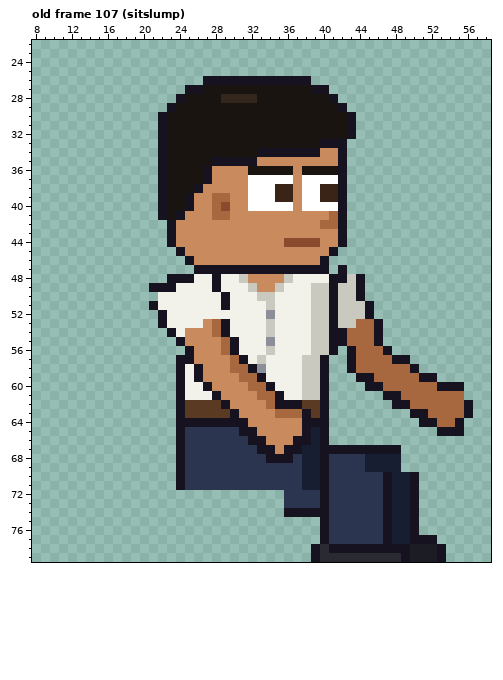
One commit to this pixel-art file: sprites/expo/expo_vendj_right_anim.aseprite. Above, as it was before the edit.
64x80 pixels, 129 frames. Colours within 5 levels of each other are drawn and written as one. Shown: old frame 107 (sitslump): x 8..58, y 22..79. The commit also changed other frames, which this record leaves out.
Once edited:
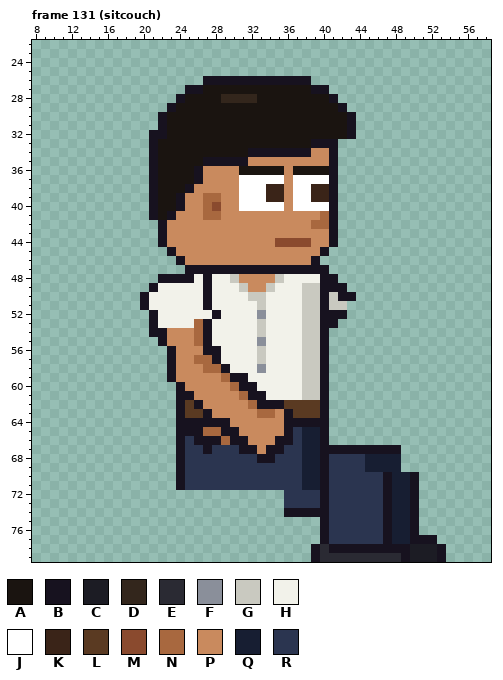
Palette (. is transparent): A #1a1410  B #17121f  C #1c1c24  D #33261c  E #2a2a33  F #8a8f9a  G #c9c9c0  H #f2f2ea  J #ffffff  K #3a2418  L #5a3a22  M #8a4a2e  N #a8683f  P #c98a5e  Q #171e32  R #2b3550
A new or re-ordered frame is compared with the old frame closest to it.
Diff:
frames 129 -> 135
Changed rows in their new state; - is an unchanged pixel.
Frame 131 (sitcouch) is new; against old frame 107 (sitslump):
first column x 20:
32 -B-----------------------------------
33 -BA----------------B--.--------------
34 -BA---------B------P-B.--------------
35 -BA----B----P--------B.--------------
36 -BA---BP---A----PA---B.--------------
37 -BA---BP---J----PJ---B.--------------
38 -BA--BP----J--K-PJ-K-B.--------------
39 -BA-BP-N-P-J--K-PJ-K-B.--------------
40 -BA-BP-NMP-J----PJ---B.--------------
41 -BABP--N-P----------NB.--------------
42 --BP---------------N-B.--------------
43 --BP-----------------B.--------------
44 --BP-----------M---P-B.--------------
45 ---BP---------------B.---------------
46 ----BP-------------B.----------------
47 -----B----------------.--------------
48 --B----BH-GP---GH---B-...------------
49 --HH---BH--GP-GH--G-B-B..------------
50 BH-----B-H--G-H---G-BGBB.------------
51 BH-----B-H---GH---G-BG-...-----------
52 -BH-----B----FH---G-B-B...-----------
53 -BH---NBHH---GH---G-B-.....----------
54 -BBPP-NBHH---GH---G-B......----------
55 --BPP-NBHHH--FH---G-B......----------
56 ---BPP-BBHH--GH---G-B.-.....---------
57 ---BPPNNBHHH-----------.......-------
58 ---BPPPNNBHHH----------........------
59 ---BPPP--NBBHH----------.........----
60 -----PPP--NBBHH----------...........-
61 -----BPPP--NBBHH-----------.........-
62 ------BPPP--NBB-LL----------.........
63 -------BPPP--NNPBLL-----------.......
64 ----------PP----BB-------------.....-
65 -----BBNNBBPP---BRQ--------------...-
66 ------BBBNBBPP-BBRQ------------------
67 -------B---BBP-BRR-------------------
68 -------------B-RR--------------------
